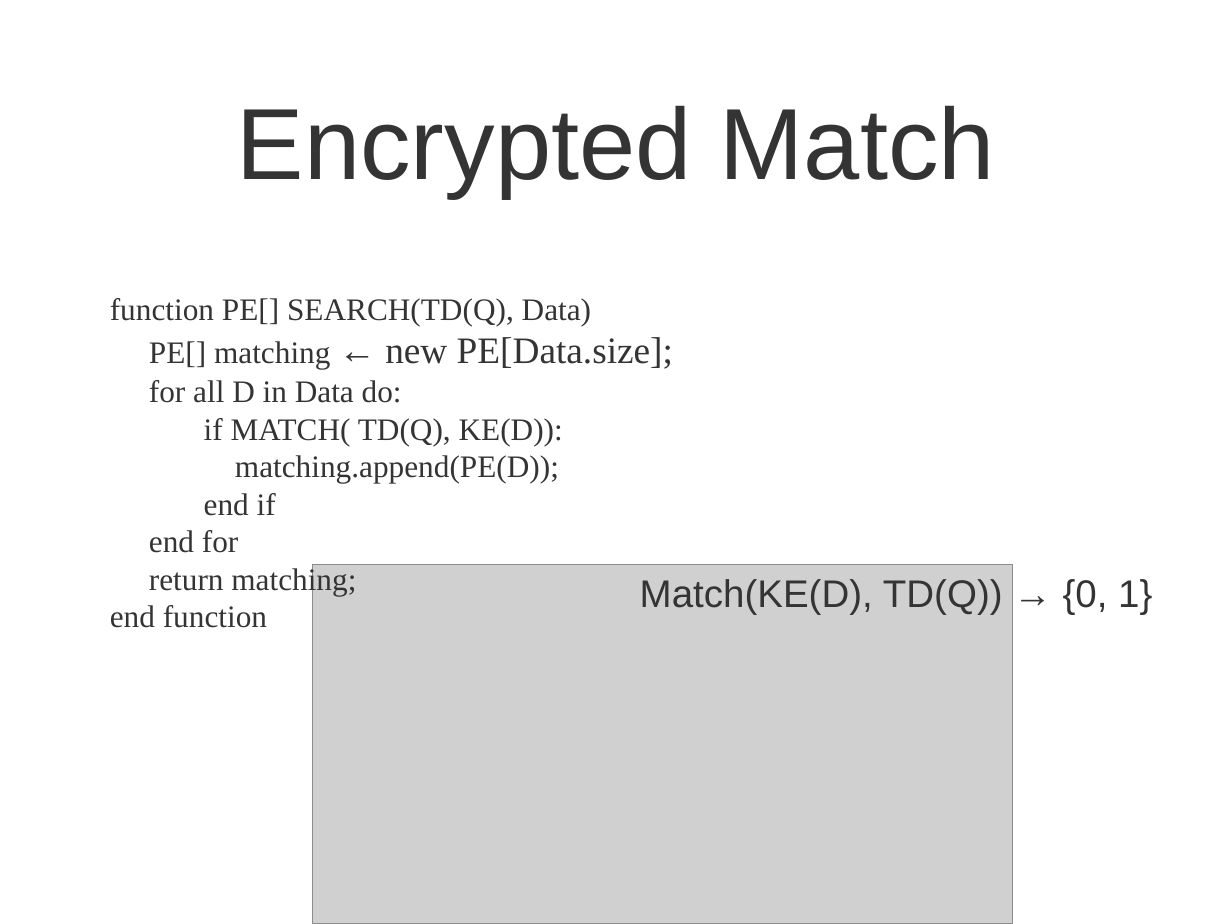
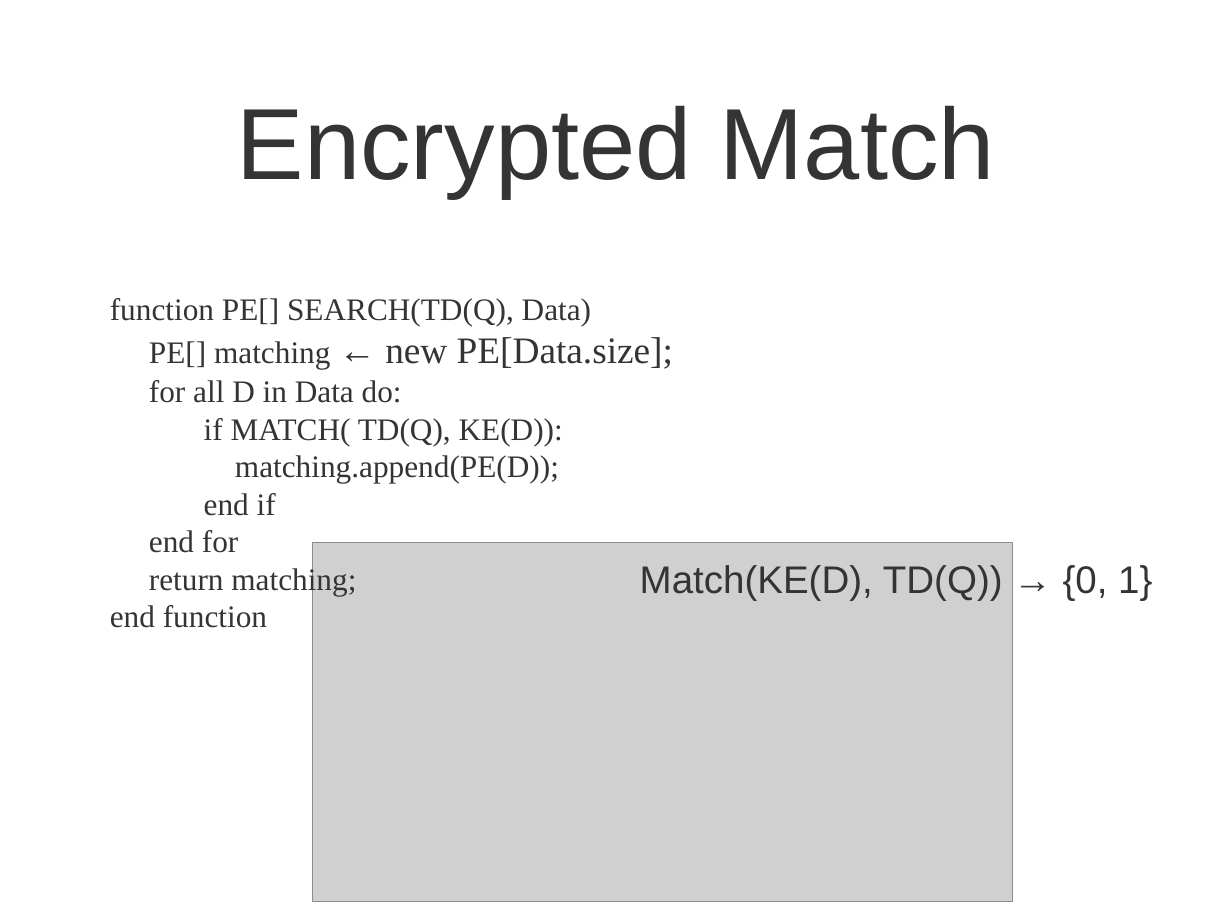
Before and after one commit to rexos/rexos.github.io, a slide deck: slide 5 of presentation.ppt (slide 4 before the commit). Drawn at 1232x924 pixels with LibreOffice and Linux fonts; fonts in the diff are those of the drawing; grey boxes stand for pictures. Boxes give left, top, right and bottom in pixels: in the first picture for what was removed or moved away, otherwise in the second. Text is boxed around its words. In the diff, an @@ line names an element or a change of style, - is before the commit and + after.

```diff
--- a/presentation.ppt
+++ b/presentation.ppt
@@ picture: place and size @@
-picture at [313, 564, 1013, 923]
+picture at [313, 542, 1013, 901]
@@ text "Match(KE(D), TD(Q)) → {0, 1}": place and size @@
-text "Match(KE(D), TD(Q)) → {0, 1}" at [640, 579, 1152, 615]
+text "Match(KE(D), TD(Q)) → {0, 1}" at [640, 565, 1152, 601]
```
Also in this commit, not shown: 7 other slides changed, 3 slides added, 2 slides removed.
